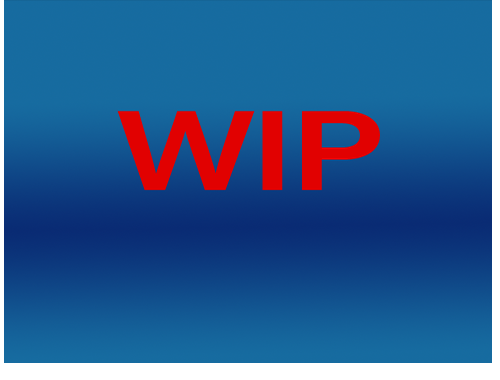
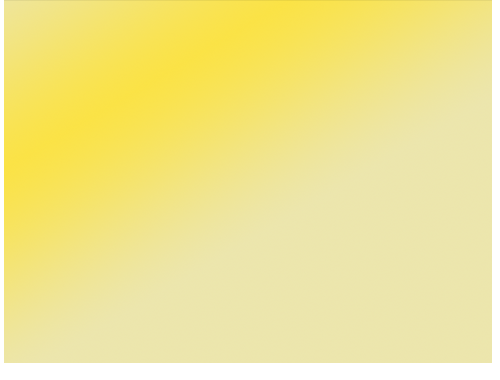
Two versions of the same layered image (500px x 380px). Layer-by-layer changes:
painted on "IconCanvas" over [left=4, top=0, right=492, bottom=363]
